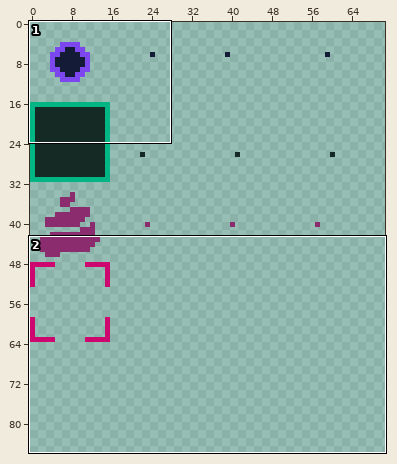
Sprite sheet, stored at src/resource/img/bulletPattern.png. Above, an overview of the earlier version with the close-up marked.
Close-up. First the earlier version:
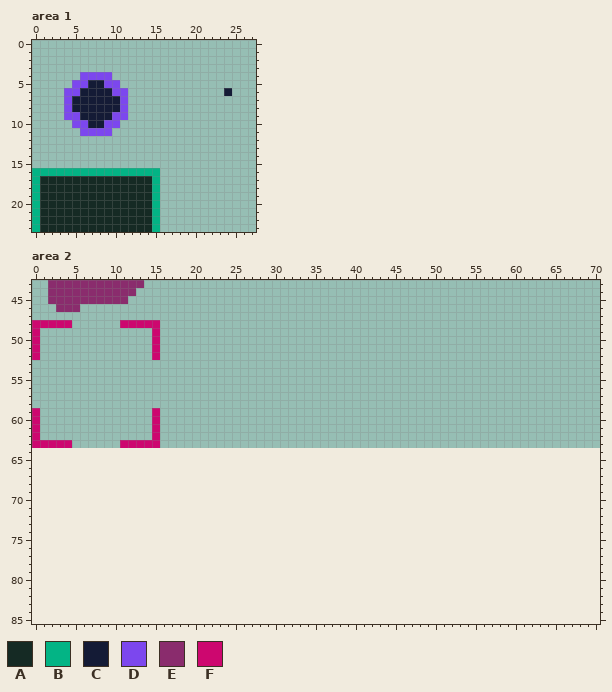
The file is 128x64 pixels. Shown: area 1: x 0..27, y 0..23; area 2: x 0..70, y 43..85. The old version is drawn lined up with the new one, on the new canvas. The wide view leaves out empty margins.
Palette (. is transparent): A #152a24  B #03b485  C #141b36  D #7c47ee  E #8a2c6d  F #cd076f
Pixels before, area 1, first column x 0:
 4 ......DDDD...............
 5 .....DDCCDD..............
 6 ....DDCCCCDD............C
 7 ....DCCCCCCD.............
 8 ....DCCCCCCD.............
 9 ....DDCCCCDD.............
10 .....DDCCDD..............
11 ......DDDD...............
12 .........................
13 .........................
14 .........................
15 .........................
16 BBBBBBBBBBBBBBBB.........
17 BAAAAAAAAAAAAAAB.........
18 BAAAAAAAAAAAAAAB.........
19 BAAAAAAAAAAAAAAB.........
20 BAAAAAAAAAAAAAAB.........
21 BAAAAAAAAAAAAAAB.........
22 BAAAAAAAAAAAAAAB.........
23 BAAAAAAAAAAAAAAB.........
Pixels before, area 2 (only the part around the change), first column x 0:
43 ..EEEEEEEEEEEE.........................................................
44 ..EEEEEEEEEEE..........................................................
45 ..EEEEEEEEEE...........................................................
46 ...EEE.................................................................
47 .......................................................................
48 FFFFF......FFFFF.......................................................
49 F..............F.......................................................
50 F..............F.......................................................
51 F..............F.......................................................
52 F..............F.......................................................
53 .......................................................................
54 .......................................................................
55 .......................................................................
56 .......................................................................
57 .......................................................................
58 .......................................................................
59 F..............F.......................................................
60 F..............F.......................................................
61 F..............F.......................................................
62 F..............F.......................................................
63 FFFFF......FFFFF.......................................................
64 .......................................................................
65 .......................................................................
66 .......................................................................
67 .......................................................................
68 .......................................................................
69 .......................................................................
70 .......................................................................
71 .......................................................................
72 .......................................................................
73 .......................................................................
74 .......................................................................
75 .......................................................................
76 .......................................................................
77 .......................................................................
78 .......................................................................
79 .......................................................................
80 .......................................................................
81 .......................................................................
82 .......................................................................
83 .......................................................................
84 .......................................................................
85 .......................................................................
And afterwards:
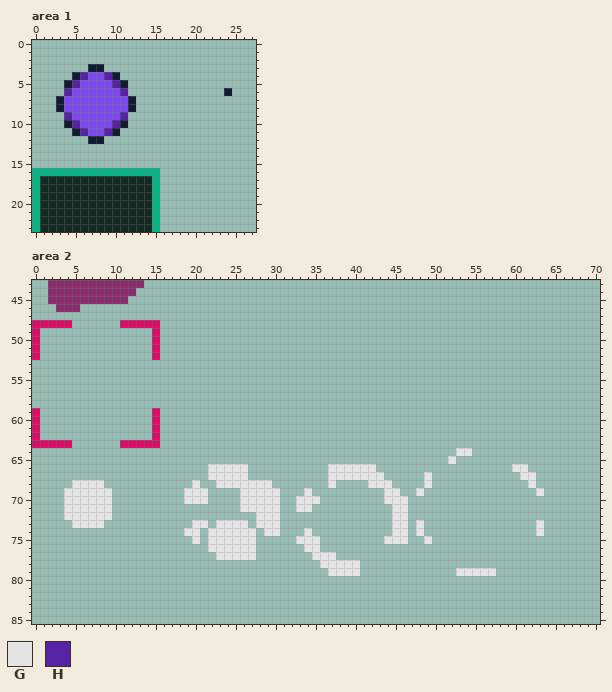
Colours new in this view: G #e4e4e4  H #5723a5
Changes in this commit:
{"change": "canvas 128x64 -> 128x128"}
{"colour":"F","old":"#cd076f","new":"#dc0c68"}
{"where": "area 1"}
{"y":3,"x":7,"old":"..","new":"CC"}
{"y":4,"x":5,"old":".D","new":"CH"}
{"y":4,"x":9,"old":"D.","new":"HC"}
{"y":5,"x":4,"old":".D","new":"CH"}
{"y":5,"x":7,"old":"CC","new":"DD"}
{"y":5,"x":10,"old":"D.","new":"HC"}
{"y":6,"x":4,"old":"D","new":"H"}
{"y":6,"x":6,"old":"CCCC","new":"DDDD"}
{"y":6,"x":11,"old":"D","new":"H"}
{"y":7,"x":3,"old":".","new":"C"}
{"y":7,"x":5,"old":"CCCCCC","new":"DDDDDD"}
{"y":7,"x":12,"old":".","new":"C"}
{"y":8,"x":3,"old":".","new":"C"}
{"y":8,"x":5,"old":"CCCCCC","new":"DDDDDD"}
{"y":8,"x":12,"old":".","new":"C"}
{"y":9,"x":4,"old":"D","new":"H"}
{"y":9,"x":6,"old":"CCCC","new":"DDDD"}
{"y":9,"x":11,"old":"D","new":"H"}
{"y":10,"x":4,"old":".D","new":"CH"}
{"y":10,"x":7,"old":"CC","new":"DD"}
{"y":10,"x":10,"old":"D.","new":"HC"}
{"y":11,"x":5,"old":".D","new":"CH"}
{"y":11,"x":9,"old":"D.","new":"HC"}
{"y":12,"x":7,"old":"..","new":"CC"}
{"where": "area 2"}
{"y":64,"x":53,"old":"..","new":"GG"}
{"y":65,"x":52,"old":".","new":"G"}
{"y":66,"x":22,"old":".....","new":"GGGGG"}
{"y":66,"x":37,"old":"......","new":"GGGGGG"}
{"y":66,"x":60,"old":"..","new":"GG"}
{"y":67,"x":22,"old":".....","new":"GGGGG"}
{"y":67,"x":37,"old":".......","new":"GGGGGGG"}
{"y":67,"x":49,"old":".","new":"G"}
{"y":67,"x":61,"old":"..","new":"GG"}
{"y":68,"x":5,"old":"....","new":"GGGG"}
{"y":68,"x":20,"old":".","new":"G"}
{"y":68,"x":23,"old":".......","new":"GGGGGGG"}
{"y":68,"x":37,"old":".","new":"G"}
{"y":68,"x":42,"old":"...","new":"GGG"}
{"y":68,"x":49,"old":".","new":"G"}
{"y":68,"x":62,"old":".","new":"G"}
{"y":69,"x":4,"old":"......","new":"GGGGGG"}
{"y":69,"x":19,"old":"...","new":"GGG"}
{"y":69,"x":26,"old":".....","new":"GGGGG"}
{"y":69,"x":34,"old":".","new":"G"}
{"y":69,"x":44,"old":"..","new":"GG"}
{"y":69,"x":48,"old":".","new":"G"}
{"y":69,"x":63,"old":".","new":"G"}
{"y":70,"x":4,"old":"......","new":"GGGGGG"}
{"y":70,"x":19,"old":"...","new":"GGG"}
{"y":70,"x":26,"old":".....","new":"GGGGG"}
{"y":70,"x":33,"old":"...","new":"GGG"}
{"y":70,"x":44,"old":"...","new":"GGG"}
{"y":71,"x":4,"old":"......","new":"GGGGGG"}
{"y":71,"x":26,"old":".....","new":"GGGGG"}
{"y":71,"x":33,"old":"..","new":"GG"}
{"y":71,"x":45,"old":"..","new":"GG"}
{"y":72,"x":4,"old":"......","new":"GGGGGG"}
{"y":72,"x":28,"old":"...","new":"GGG"}
{"y":72,"x":45,"old":"..","new":"GG"}
{"y":73,"x":5,"old":"....","new":"GGGG"}
{"y":73,"x":20,"old":"..","new":"GG"}
{"y":73,"x":23,"old":"....","new":"GGGG"}
{"y":73,"x":28,"old":"...","new":"GGG"}
{"y":73,"x":45,"old":"..","new":"GG"}
{"y":73,"x":48,"old":".","new":"G"}
{"y":73,"x":63,"old":".","new":"G"}
{"y":74,"x":19,"old":"..","new":"GG"}
{"y":74,"x":22,"old":"......","new":"GGGGGG"}
{"y":74,"x":29,"old":"..","new":"GG"}
{"y":74,"x":34,"old":".","new":"G"}
{"y":74,"x":45,"old":"..","new":"GG"}
{"y":74,"x":48,"old":".","new":"G"}
{"y":74,"x":63,"old":".","new":"G"}
{"y":75,"x":20,"old":".","new":"G"}
{"y":75,"x":22,"old":"......","new":"GGGGGG"}
{"y":75,"x":33,"old":"...","new":"GGG"}
{"y":75,"x":44,"old":"...","new":"GGG"}
{"y":75,"x":49,"old":".","new":"G"}
{"y":76,"x":22,"old":"......","new":"GGGGGG"}
{"y":76,"x":34,"old":"..","new":"GG"}
{"y":77,"x":23,"old":".....","new":"GGGGG"}
{"y":77,"x":35,"old":"...","new":"GGG"}
{"y":78,"x":36,"old":".....","new":"GGGGG"}
{"y":79,"x":37,"old":"....","new":"GGGG"}
{"y":79,"x":53,"old":".....","new":"GGGGG"}
